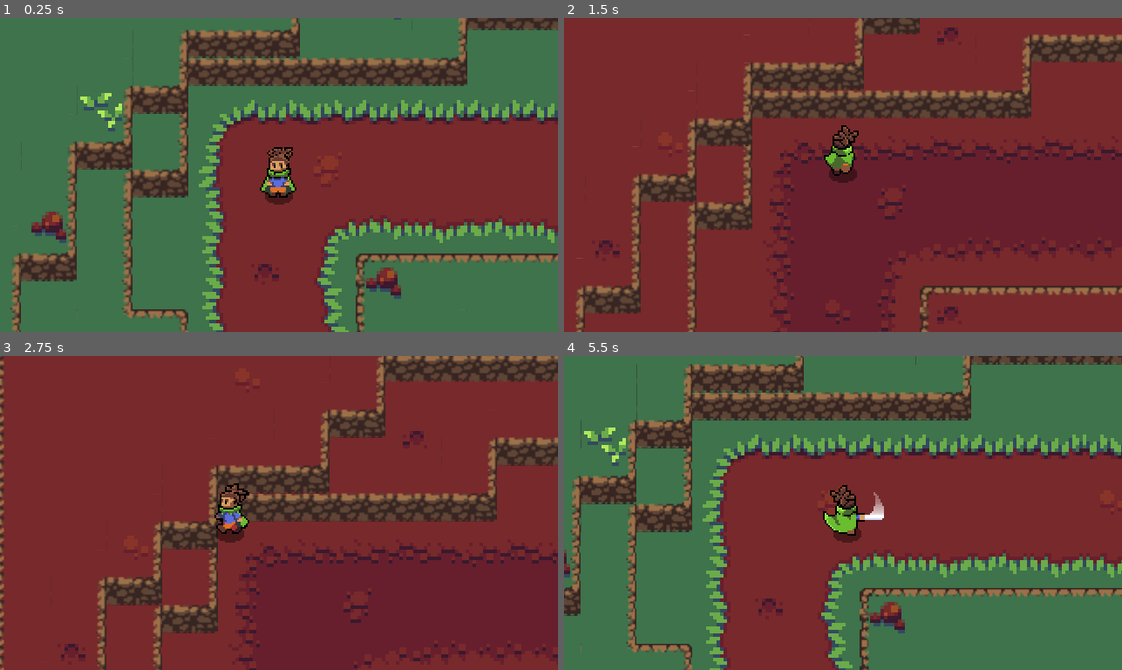
Above: before the commit, frames 1-4 (two rows, left to right).
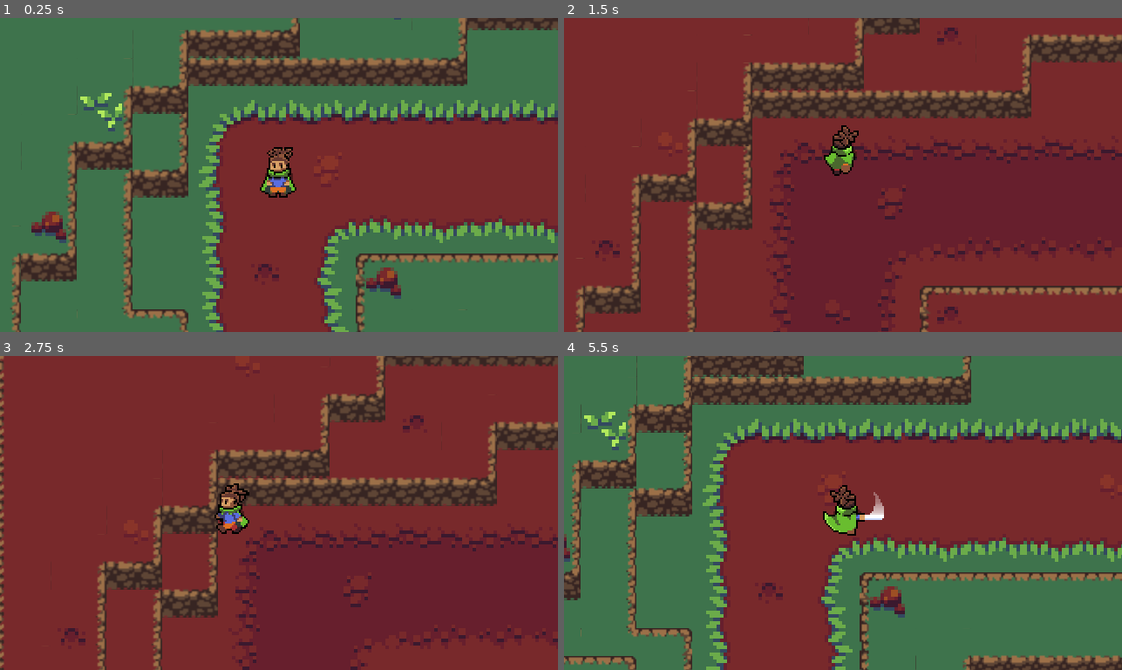
Above: after the commit, the same moments.

Repository: Thomas-Arndt/RPG.1
Game: Godot game, scene res://World/World.tscn
The game is run twice, just before and just after one commit, with the same random seed, the same clock (stepped at 60 frames per second) and the same inputs.
Inputs:
- Up to frame 1 (0.25 s): no input
- Up to frame 2 (1.5 s): tap Enter at 0.5 s; hold Up (ui_up) from 0.53 s (still down); tap R (attack) at 0.6 s; tap Space (d_shift) at 1.35 s
- Up to frame 3 (2.75 s): release Up (ui_up) at 2.03 s; hold Left (ui_left) from 2.03 s (still down); tap E (roll) at 2.1 s
- Up to frame 4 (5.5 s): tap one key every 0.75 s from 2.85 s: R (attack) Space (d_shift) E (roll) R (attack); release Left (ui_left) at 3.53 s; hold Down (ui_down) 3.53-4.28 s; hold Right (ui_right) 4.28-5.03 s; hold Up (ui_up) from 5.03 s (still down)

The runs differ from the first frame. In frame 1, 0.1% of the frame differs, in the area x 47-53%, y 49-60%; in frame 2, 0.1%; in frame 3, 19%; in frame 4, 31%, in the area x 0-100%, y 0-100%.

Commit message:
Addition of Hit Box scene and addition of HitBox scene to player scene on a pivot. The pivot is rotated based upon attack animation

Diff:
--- /dev/null
+++ b/Hit and Hurt Boxes/HitBox.gd
@@ -0,0 +1,4 @@
+extends Area2D
+
+export var damage = 1
+var knockback_vector = Vector2.ZERO
--- /dev/null
+++ b/Hit and Hurt Boxes/HitBox.tscn
@@ -0,0 +1,8 @@
+[gd_scene load_steps=2 format=2]
+
+[ext_resource path="res://Hit and Hurt Boxes/HitBox.gd" type="Script" id=1]
+
+[node name="HitBox" type="Area2D"]
+script = ExtResource( 1 )
+
+[node name="CollisionShape2D" type="CollisionShape2D" parent="."]
--- a/Player/Player.tscn
+++ b/Player/Player.tscn
@@ -1,8 +1,9 @@
-[gd_scene load_steps=52 format=2]
+[gd_scene load_steps=54 format=2]
 
 [ext_resource path="res://Player/Capey Mac Manbun.png" type="Texture" id=1]
 [ext_resource path="res://Shadows/MediumShadow.png" type="Texture" id=2]
 [ext_resource path="res://Player/Player.gd" type="Script" id=3]
+[ext_resource path="res://Hit and Hurt Boxes/HitBox.tscn" type="PackedScene" id=4]
 
 [sub_resource type="CapsuleShape2D" id=1]
 radius = 4.0
@@ -58,6 +59,18 @@
 "update": 0,
 "values": [ Vector2( 1, 1 ) ]
 }
+tracks/4/type = "value"
+tracks/4/path = NodePath("HitBoxPivot:rotation_degrees")
+tracks/4/interp = 1
+tracks/4/loop_wrap = true
+tracks/4/imported = false
+tracks/4/enabled = true
+tracks/4/keys = {
+"times": PoolRealArray( 0 ),
+"transitions": PoolRealArray( 1 ),
+"update": 0,
+"values": [ 270.0 ]
+}
 
 [sub_resource type="Animation" id=3]
 resource_name = "SETUP"
@@ -116,6 +129,18 @@
 "method": "attack_animation_finished"
 } ]
 }
+tracks/2/type = "value"
+tracks/2/path = NodePath("HitBoxPivot:rotation_degrees")
+tracks/2/interp = 1
+tracks/2/loop_wrap = true
+tracks/2/imported = false
+tracks/2/enabled = true
+tracks/2/keys = {
+"times": PoolRealArray( 0 ),
+"transitions": PoolRealArray( 1 ),
+"update": 0,
+"values": [ 0.0 ]
+}
 
 [sub_resource type="Animation" id=40]
 resource_name = "attack_left"
@@ -146,6 +171,18 @@
 "method": "attack_animation_finished"
 } ]
 }
+tracks/2/type = "value"
+tracks/2/path = NodePath("HitBoxPivot:rotation_degrees")
+tracks/2/interp = 1
+tracks/2/loop_wrap = true
+tracks/2/imported = false
+tracks/2/enabled = true
+tracks/2/keys = {
+"times": PoolRealArray( 0 ),
+"transitions": PoolRealArray( 1 ),
+"update": 0,
+"values": [ 90.0 ]
+}
 
 [sub_resource type="Animation" id=41]
 resource_name = "attack_right"
@@ -176,6 +213,18 @@
 "method": "attack_animation_finished"
 } ]
 }
+tracks/2/type = "value"
+tracks/2/path = NodePath("HitBoxPivot:rotation_degrees")
+tracks/2/interp = 1
+tracks/2/loop_wrap = true
+tracks/2/imported = false
+tracks/2/enabled = true
+tracks/2/keys = {
+"times": PoolRealArray( 0 ),
+"transitions": PoolRealArray( 1 ),
+"update": 0,
+"values": [ 270.0 ]
+}
 
 [sub_resource type="Animation" id=42]
 resource_name = "attack_up"
@@ -205,6 +254,18 @@
 "args": [  ],
 "method": "attack_animation_finished"
 } ]
+}
+tracks/2/type = "value"
+tracks/2/path = NodePath("HitBoxPivot:rotation_degrees")
+tracks/2/interp = 1
+tracks/2/loop_wrap = true
+tracks/2/imported = false
+tracks/2/enabled = true
+tracks/2/keys = {
+"times": PoolRealArray( 0 ),
+"transitions": PoolRealArray( 1 ),
+"update": 0,
+"values": [ 180.0 ]
 }
 
 [sub_resource type="Animation" id=4]
@@ -617,12 +678,16 @@
 
 [sub_resource type="AnimationNodeStateMachinePlayback" id=26]
 
+[sub_resource type="CapsuleShape2D" id=50]
+radius = 11.0
+height = 12.0
+
 [node name="Player" type="KinematicBody2D"]
 script = ExtResource( 3 )
 
 [node name="ShadowSprite" type="Sprite" parent="."]
 texture = ExtResource( 2 )
-offset = Vector2( 0, 12 )
+offset = Vector2( 0, 1 )
 
 [node name="Sprite" type="Sprite" parent="."]
 texture = ExtResource( 1 )
@@ -630,7 +695,6 @@
 frame = 20
 
 [node name="CollisionShape2D" type="CollisionShape2D" parent="."]
-position = Vector2( 0, 9 )
 rotation = 1.5708
 shape = SubResource( 1 )
 
@@ -663,3 +727,15 @@
 parameters/idle/blend_position = Vector2( 0, 0.722318 )
 parameters/roll/blend_position = Vector2( 0.0212443, -0.138286 )
 parameters/run/blend_position = Vector2( -0.00470811, -0.0472103 )
+
+[node name="HitBoxPivot" type="Position2D" parent="."]
+rotation = 4.71239
+
+[node name="HitBox" parent="HitBoxPivot" instance=ExtResource( 4 )]
+
+[node name="CollisionShape2D" parent="HitBoxPivot/HitBox" index="0"]
+position = Vector2( 0, 12 )
+rotation = 1.5708
+shape = SubResource( 50 )
+
+[editable path="HitBoxPivot/HitBox"]
